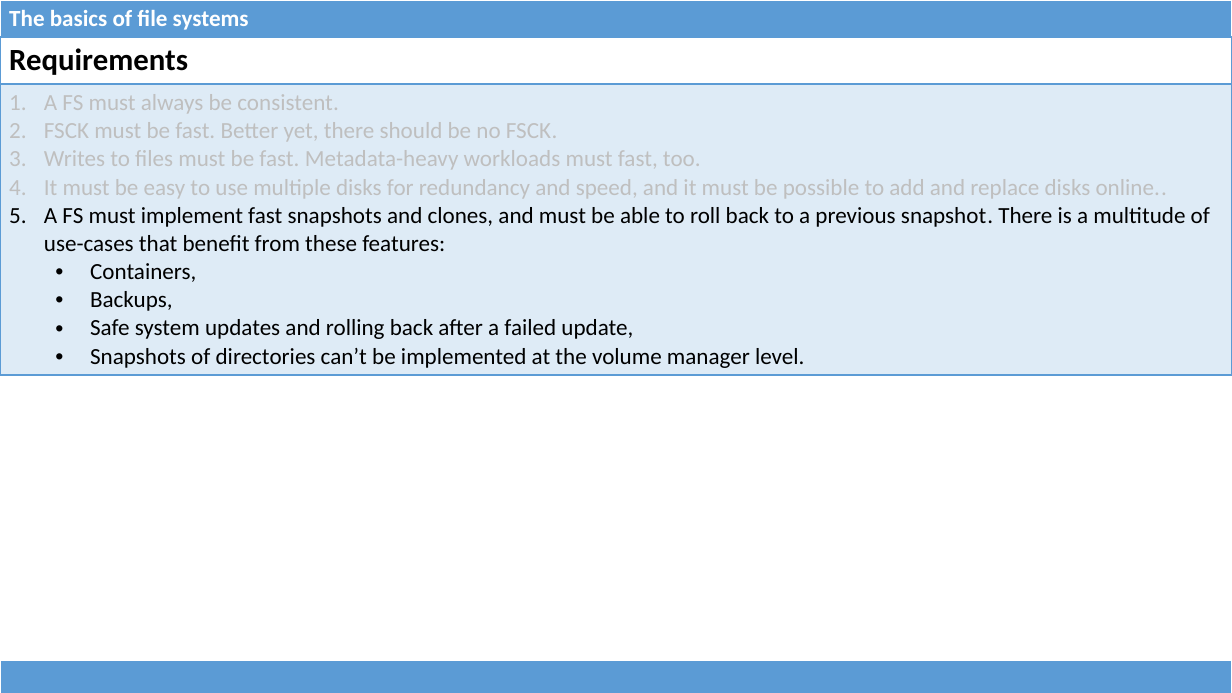
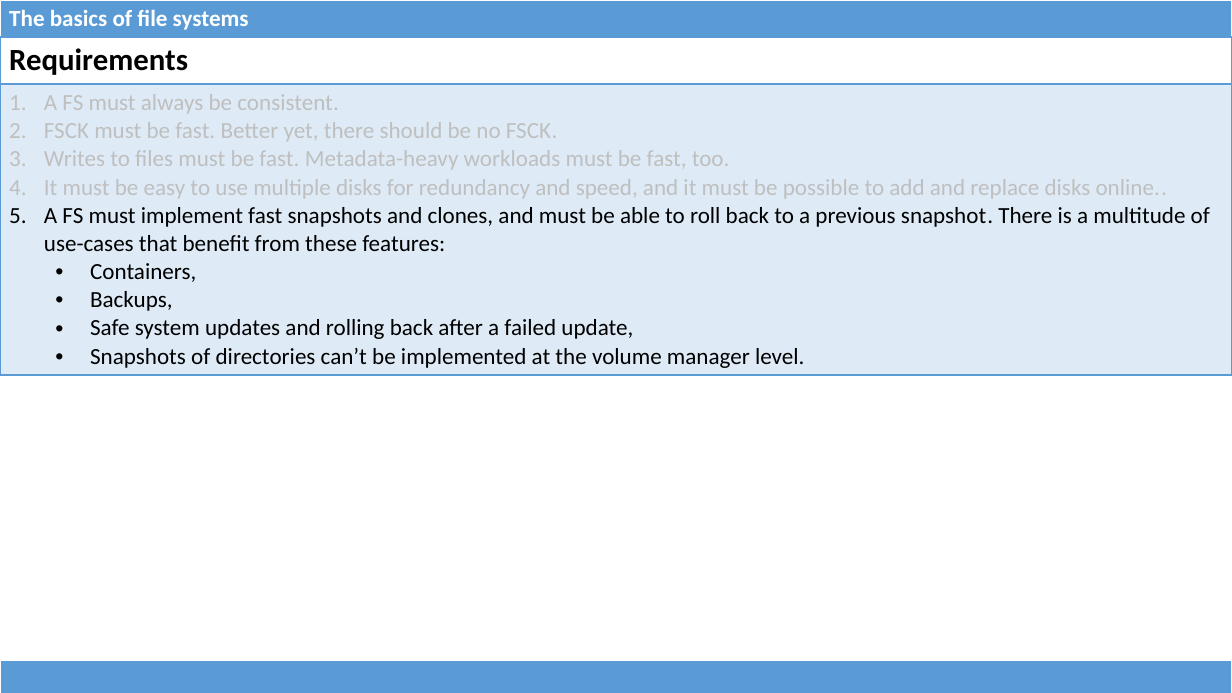
Before and after one commit to dominiquelefevre/filesystems-101-jb, a slide deck: slide 7 of talks/src/class07.pptx. Drawn at 1232x693 pixels with LibreOffice and Linux fonts; fonts in the diff are those of the drawing. Boxes give left, top, right and bottom in pixels: in the first picture for what was removed or moved away, otherwise in the second. Text is boxed around its words. In the diff, an @@ line names an element or a change of style, - is before the commit and + after.

```diff
--- a/talks/src/class07.pptx
+++ b/talks/src/class07.pptx
@@ table at [0, 37, 1232, 372] @@
-row 2, column 1: A FS must always be consistent. / FSCK must be fast. Better yet, there should be no FSCK. / Writes to files must be fast. Metadata-heavy workloads must fast, too. / It must be easy to use multiple disks for redundancy and speed, and it must be possible to add and replace disks online.. / A FS must implement fast snapshots and clones, and must be able to roll back to a previous snapshot. There is a multitude of use-cases that benefit from these features: / Containers, / Backups, / Safe system updates and rolling back after a failed update, / Snapshots of directories can’t be implemented at the volume manager level.
+row 2, column 1: A FS must always be consistent. / FSCK must be fast. Better yet, there should be no FSCK. / Writes to files must be fast. Metadata-heavy workloads must be fast, too. / It must be easy to use multiple disks for redundancy and speed, and it must be possible to add and replace disks online.. / A FS must implement fast snapshots and clones, and must be able to roll back to a previous snapshot. There is a multitude of use-cases that benefit from these features: / Containers, / Backups, / Safe system updates and rolling back after a failed update, / Snapshots of directories can’t be implemented at the volume manager level.
```
Also in this commit, not shown: 5 other slides changed, 1 other file.
